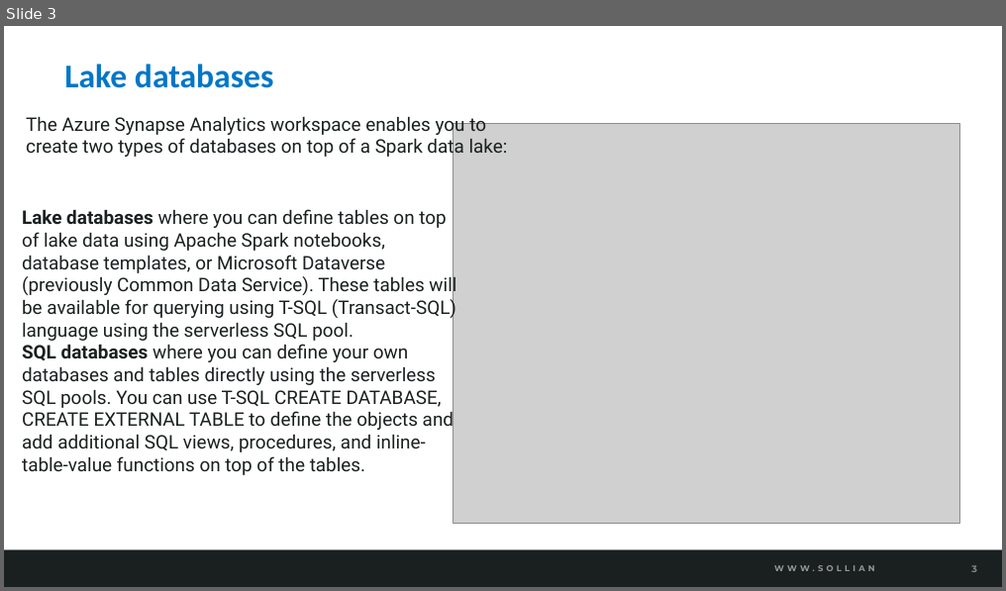
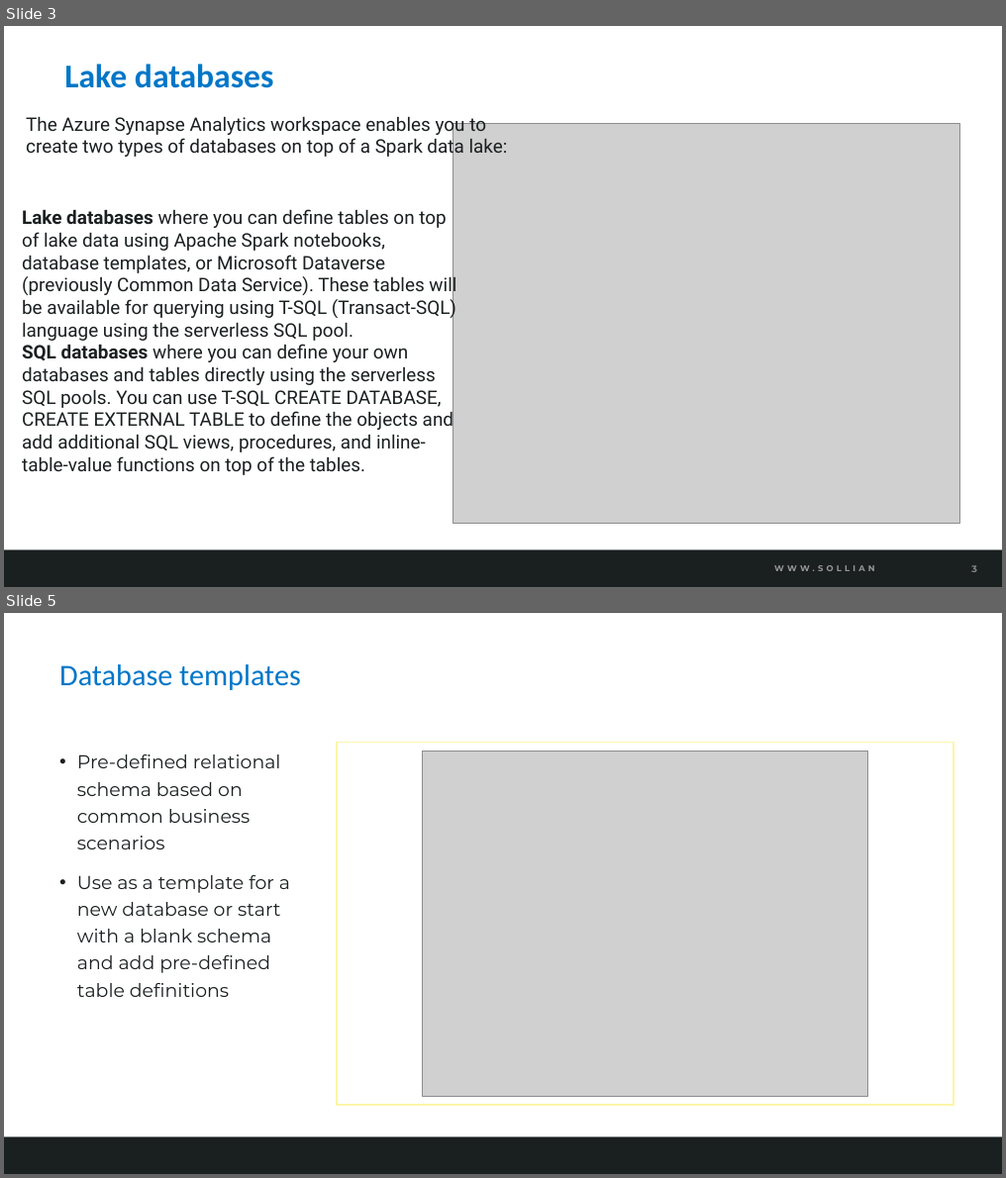
Before and after one commit to solliancenet/azure-data-engineering-conference-workshop-students, a slide deck: 05-Analyze data in a lake database.pptx. Shown one above the other, each under a label of ours: slide 3 before the commit, slides 3 and 5 after it; the slides between them are not shown. The pictures are 1006x591 and 1006x1178 pixels, drawn with LibreOffice and Linux fonts; fonts in the diff are those of the drawing; grey boxes stand for pictures; background and template pictures are left out. Boxes give left, top, right and bottom in pixels: in the first picture for what was removed or moved away, otherwise in the second. Text is boxed around its words. In the diff, an @@ line names an element or a change of style, - is before the commit and + after.

```diff
--- a/05-Analyze data in a lake database.pptx
+++ b/05-Analyze data in a lake database.pptx
@@ slide 5 added at (4,613,1002,1174), background #FFFFFF; not listed: 2 template elements that a slide beside it also shows @@
@@ title added at (59,664,301,690), 28.8 pt, text #0077C8 @@
+Database templates
@@ text added at (77,755,290,997), 18 pt, text #1A1F20 @@
+  • Pre-defined relational schema based on common business scenarios
+  • Use as a template for a new database or start with a blank schema and add pre-defined table definitions
@@ rectangle added at (337,743,953,1106), fill #FFFFFF, outline #FCF6A7 1.5 pt @@
@@ picture added at (423,751,868,1096) @@
```
Also in this commit, not shown: 3 other slides added, 5 other files.
